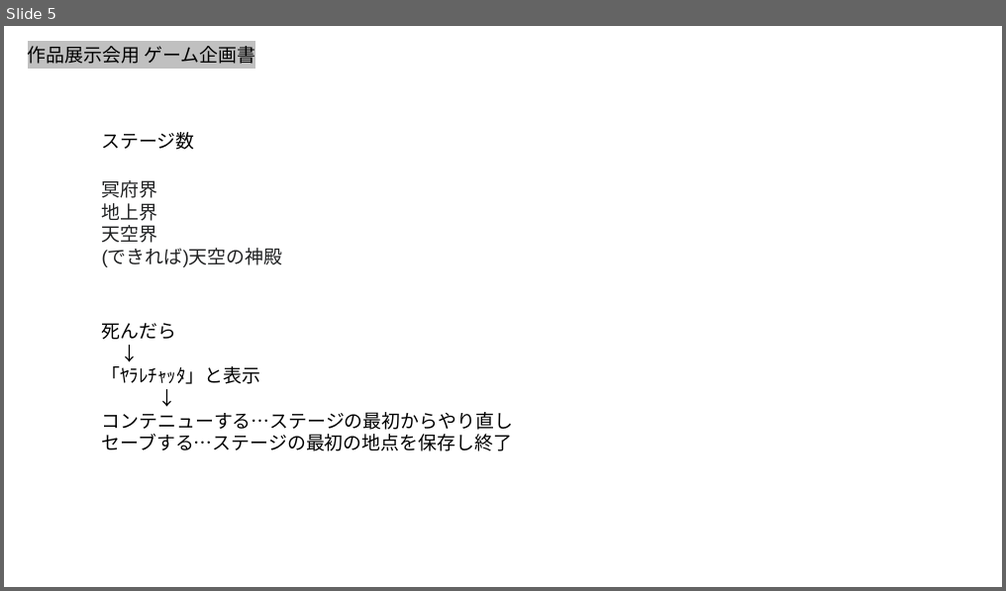
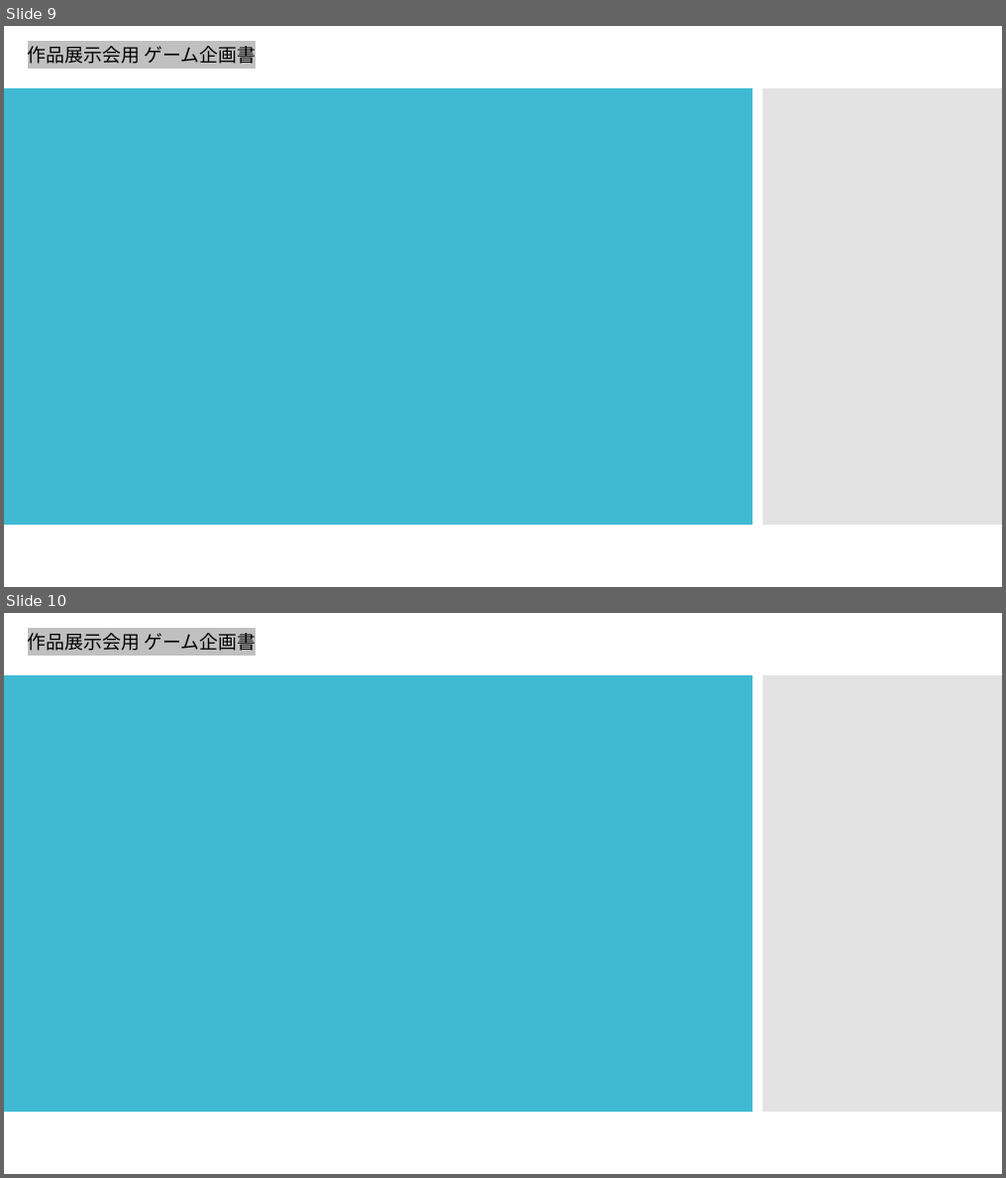
Before and after one commit to kakisawa/PalutenaGame, a slide deck: PalutenaGame/作品展示会用.pptx. Shown one above the other, each under a label of ours: slide 5 before the commit, slides 9 and 10 after it. The pictures are 1006x591 and 1006x1178 pixels, drawn with LibreOffice and Linux fonts; fonts in the diff are those of the drawing. Boxes give left, top, right and bottom in pixels: in the first picture for what was removed or moved away, otherwise in the second. Text is boxed around its words. In the diff, an @@ line names an element or a change of style, - is before the commit and + after.

```diff
--- a/PalutenaGame/作品展示会用.pptx
+++ b/PalutenaGame/作品展示会用.pptx
@@ slide 10 added at bbox=[4, 613, 1002, 1174], background #FFFFFF; not listed: 2 template elements that a slide beside it also shows @@
@@ text added at bbox=[28, 633, 255, 651], 18 pt, text #000000 @@
+作品展示会用 ゲーム企画書
@@ what was slide 5 is now slide 9 @@
@@ slide 9 changed as well @@
@@ rectangle added at bbox=[4, 88, 752, 525], fill #40BAD2 @@
@@ rectangle added at bbox=[763, 88, 1002, 525], fill #C8C8C8 at 50% opacity @@
@@ text removed at bbox=[102, 132, 195, 150] @@
-ステージ数
@@ text removed at bbox=[102, 180, 283, 268] @@
-冥府界
-地上界
-天空界
-(できれば)天空の神殿
@@ text removed at bbox=[102, 323, 513, 452] @@
-死んだら
-↓
-「ﾔﾗﾚﾁｬｯﾀ」と表示
-↓
-コンテニューする…ステージの最初からやり直し
-セーブする…ステージの最初の地点を保存し終了
```
Also in this commit, not shown: 5 other slides changed, 3 other slides added, 1 other file.
